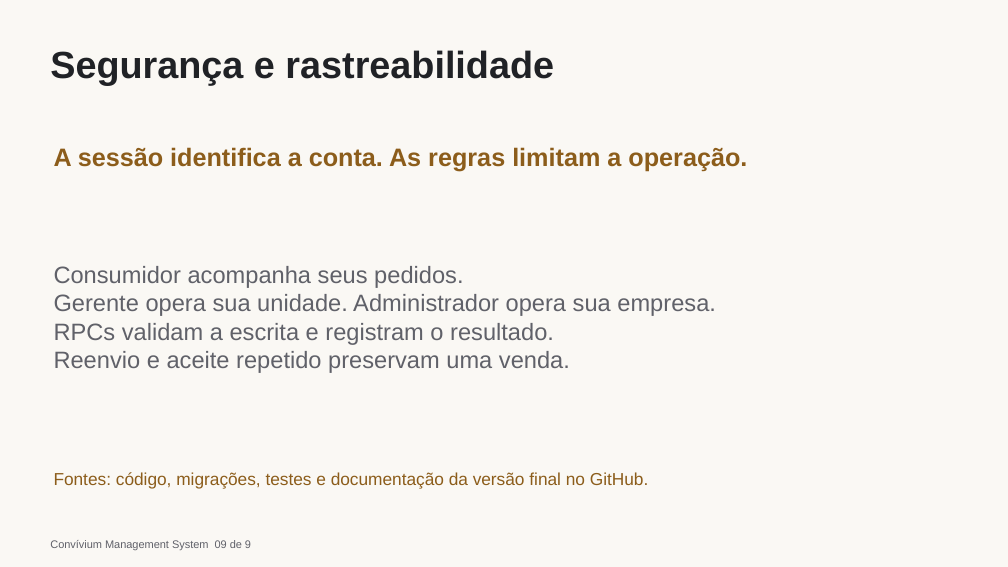
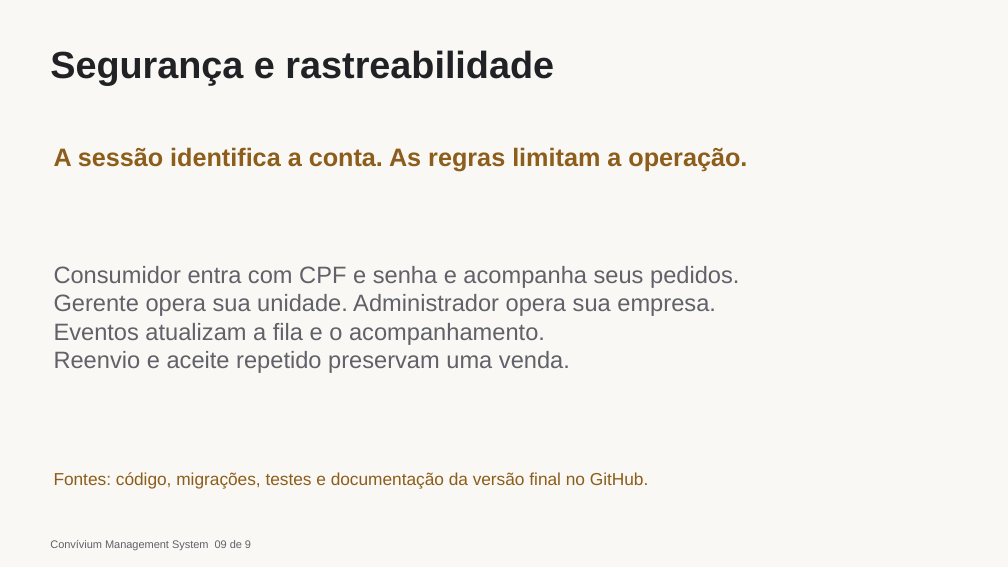
Before and after one commit to terpsandlups/BRASA_BURGER_CRUD_ERP, a slide deck: slide 9 of Slides/Entrega-2/Fundamentos-Tecnicos-Convivium.pptx. Drawn at 1008x567 pixels with LibreOffice and Linux fonts; fonts in the diff are those of the drawing. Boxes give left, top, right and bottom in pixels: in the first picture for what was removed or moved away, otherwise in the second. Text is boxed around its words. In the diff, an @@ line names an element or a change of style, - is before the commit and + after.

```diff
--- a/Slides/Entrega-2/Fundamentos-Tecnicos-Convivium.pptx
+++ b/Slides/Entrega-2/Fundamentos-Tecnicos-Convivium.pptx
@@ text at box(54, 266, 739, 288): text changed @@
-Consumidor acompanha seus pedidos.
+Consumidor entra com CPF e senha e acompanha seus pedidos.
@@ text at box(54, 323, 545, 345): text changed @@
-RPCs validam a escrita e registram o resultado.
+Eventos atualizam a fila e o acompanhamento.
```
Also in this commit, not shown: 4 other slides changed, 39 other files.
